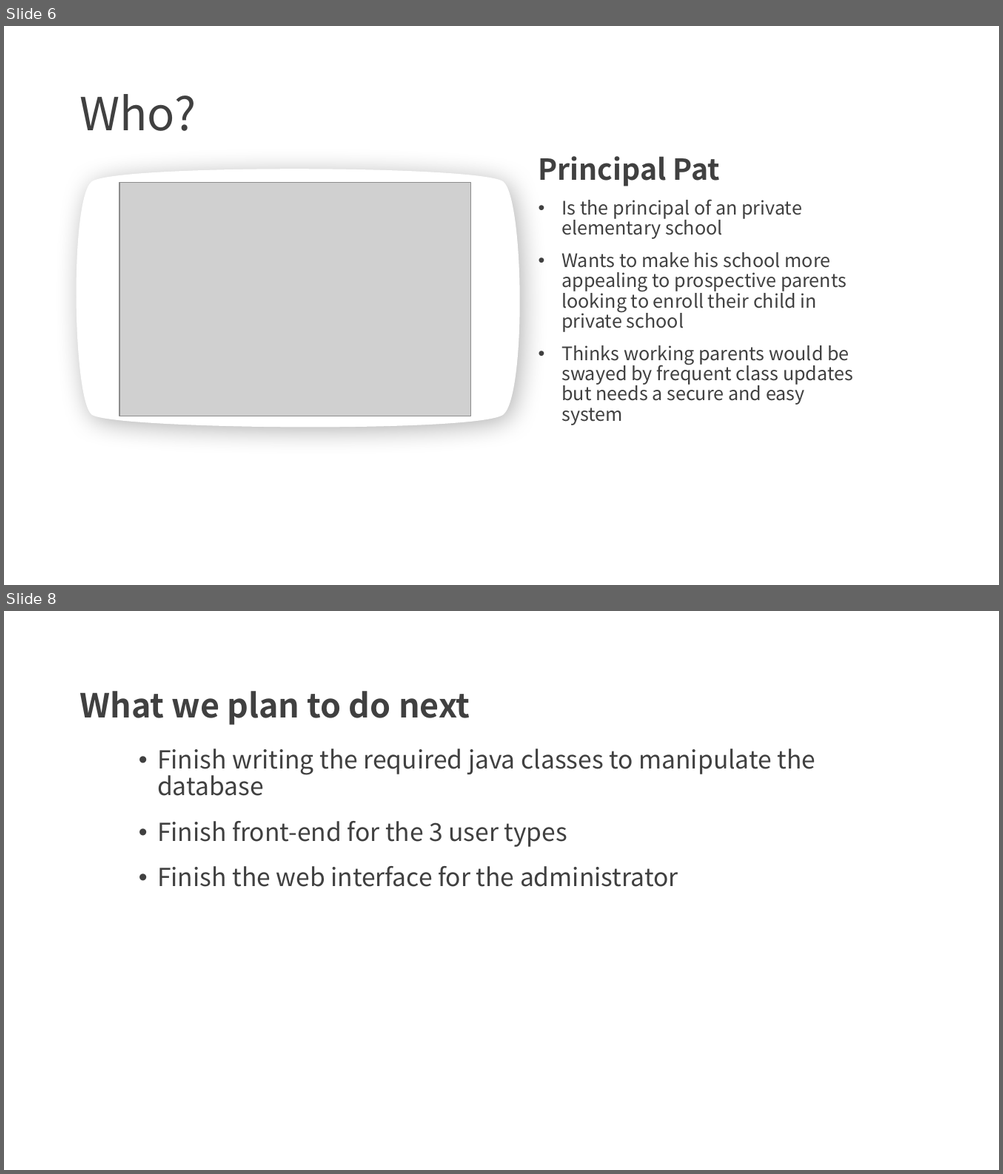
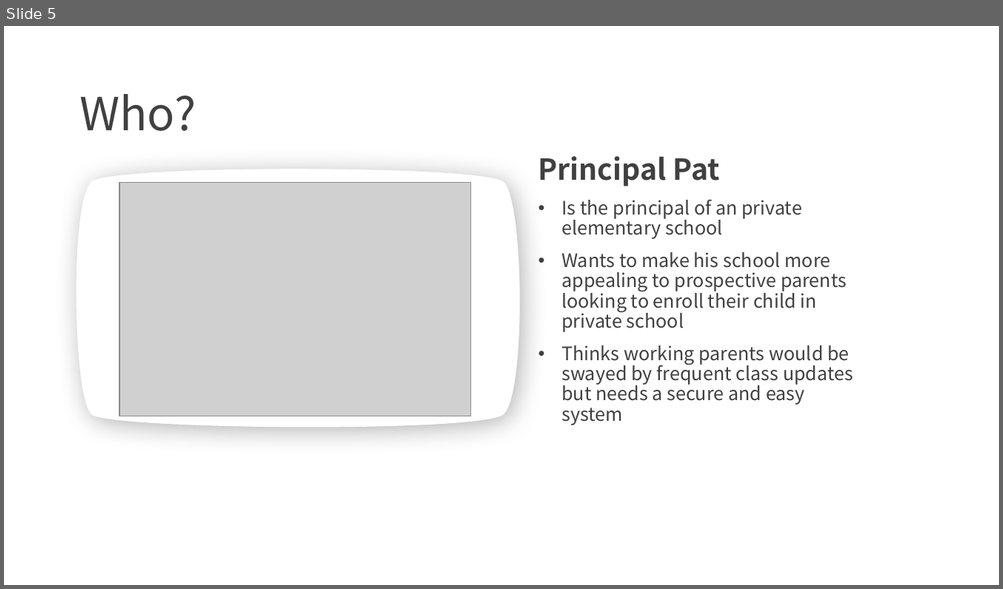
Before and after one commit to JulieW23/GradApp, a slide deck: Kiddo.pptx. Shown one above the other, each under a label of ours: slides 6 and 8 before the commit, slide 5 after it; the slides between them are not shown. The pictures are 1003x1174 and 1003x589 pixels, drawn with LibreOffice and Linux fonts; fonts in the diff are those of the drawing; grey boxes stand for pictures; background and template pictures are left out. Boxes give left, top, right and bottom in pixels: in the first picture for what was removed or moved away, otherwise in the second. Text is boxed around its words. In the diff, an @@ line names an element or a change of style, - is before the commit and + after.

```diff
--- a/Kiddo.pptx
+++ b/Kiddo.pptx
@@ slide 8 removed at box(4, 611, 999, 1170), background picture (left out) @@
@@ title removed at box(79, 691, 470, 725) @@
-What we plan to do next
@@ text removed at box(157, 749, 816, 887) @@
-• Finish writing the required java classes to manipulate the database
-• Finish front-end for the 3 user types
-• Finish the web interface for the administrator
@@ what was slide 6 is now slide 5 @@
```
Also in this commit, not shown: 1 other slide removed, 18 other files.
